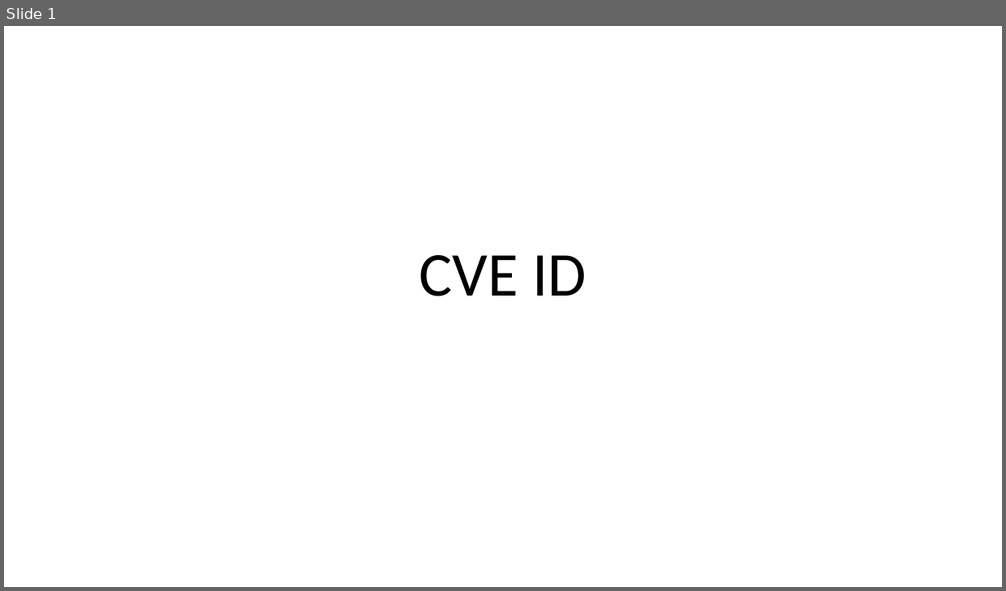
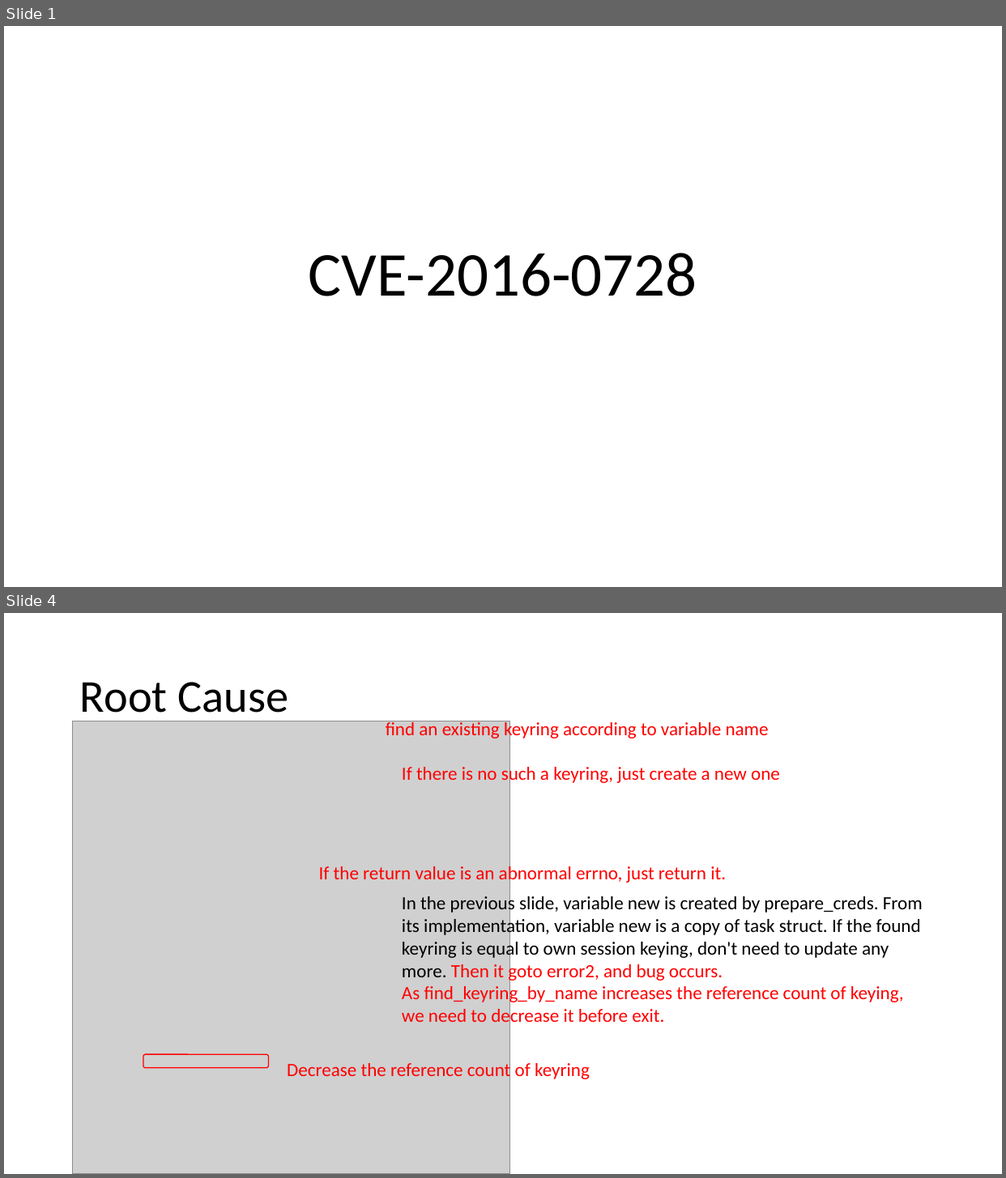
Before and after one commit to mudongliang/Kernel_Vulnerabilities, a slide deck: UAF/2016/CVE-2016-0728.pptx. Shown one above the other, each under a label of ours: slide 1 before the commit, slides 1 and 4 after it; the slides between them are not shown. The pictures are 1006x591 and 1006x1178 pixels, drawn with LibreOffice and Linux fonts; fonts in the diff are those of the drawing; grey boxes stand for pictures. Boxes give left, top, right and bottom in pixels: in the first picture for what was removed or moved away, otherwise in the second. Text is boxed around its words. In the diff, an @@ line names an element or a change of style, - is before the commit and + after.

```diff
--- a/UAF/2016/CVE-2016-0728.pptx
+++ b/UAF/2016/CVE-2016-0728.pptx
@@ slide 4 added at (x1=4, y1=613, x2=1002, y2=1174), background #FFFFFF @@
@@ title added at (x1=80, y1=682, x2=289, y2=722), 44 pt, text #000000 @@
+Root Cause
@@ picture added at (x1=73, y1=721, x2=511, y2=1174) @@
@@ text added at (x1=386, y1=719, x2=769, y2=740), 18 pt, text #FF0000 @@
+find an existing keyring according to variable name
@@ text added at (x1=402, y1=764, x2=780, y2=785), 18 pt, text #FF0000 @@
+If there is no such a keyring, just create a new one
@@ text added at (x1=319, y1=864, x2=726, y2=885), 18 pt, text #FF0000 @@
+If the return value is an abnormal errno, just return it.
@@ text added at (x1=402, y1=894, x2=923, y2=1028), 18 pt, text #000000 @@
+In the previous slide, variable new is created by prepare_creds. From its implementation, variable new is a copy of task struct. If the found keyring is equal to own session keying, don't need to update any more. Then it goto error2, and bug occurs.
+As find_keyring_by_name increases the reference count of keying, we need to decrease it before exit.
@@ rounded rectangle added at (x1=143, y1=1054, x2=268, y2=1068), outline #FF0000 1 pt @@
@@ text added at (x1=287, y1=1061, x2=590, y2=1082), 18 pt, text #FF0000 @@
+Decrease the reference count of keyring
@@ slide 1 changed as well @@
@@ title at (x1=309, y1=253, x2=697, y2=297): text changed @@
-CVE ID
+CVE-2016-0728
```
Also in this commit, not shown: 2 other slides changed, 5 other slides added, 2 slides removed, 1 other file.
